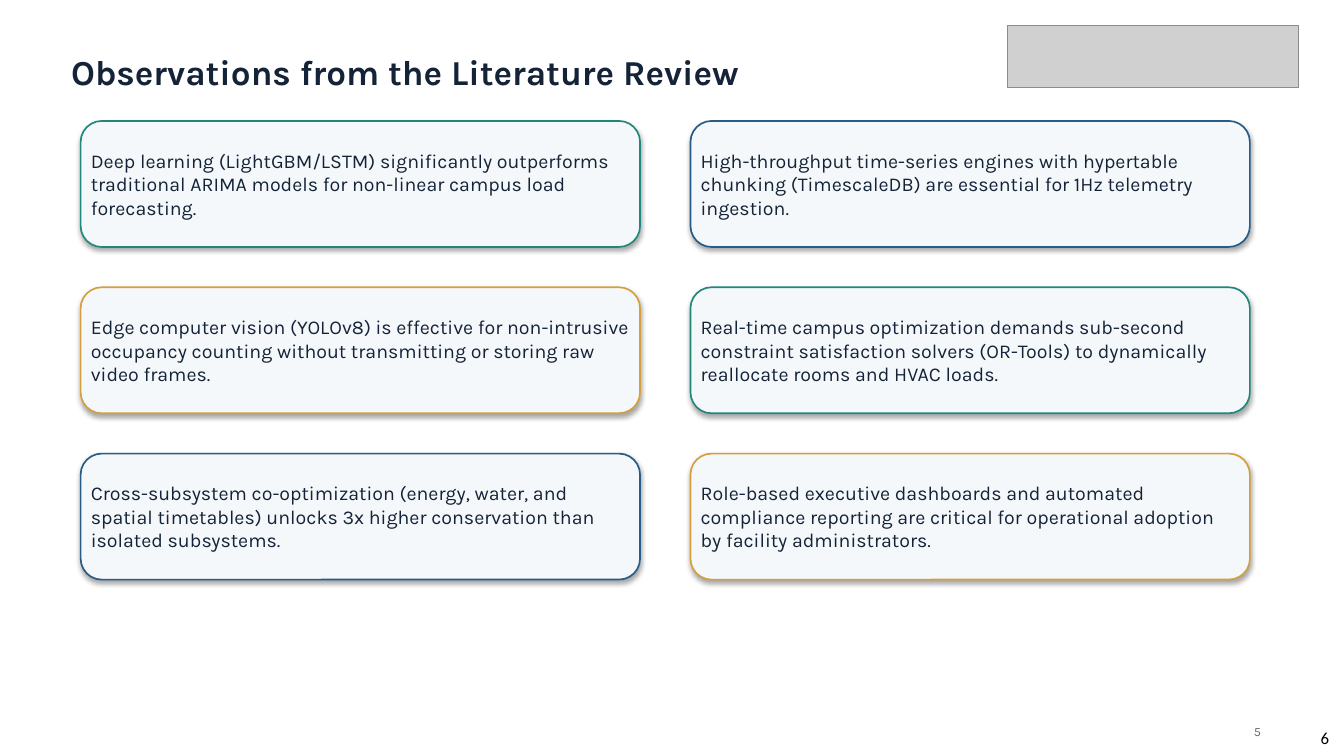
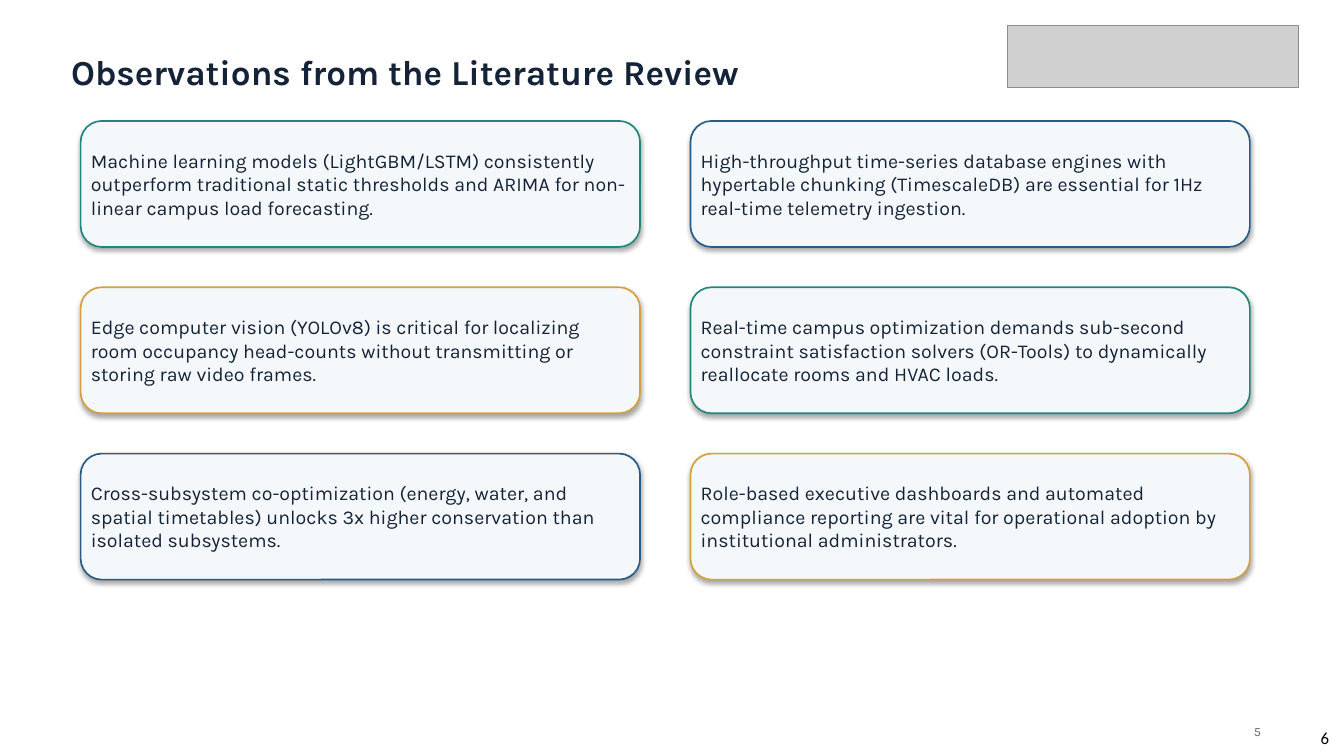
Before and after one commit to likhith-swe/Alliance-University-Design-Project-1, a slide deck: slide 6 of AI Powered Smart Campus Resource Management System Presentation Deck.pptx. Drawn at 1344x756 pixels with LibreOffice and Linux fonts; fonts in the diff are those of the drawing; grey boxes stand for pictures. Boxes give left, top, right and bottom in pixels: in the first picture for what was removed or moved away, otherwise in the second. Text is boxed around its words. In the diff, an @@ line names an element or a change of style, - is before the commit and + after.

Commit message:
Replace template literature entries with 100% verified Smart Campus research papers

```diff
--- a/AI Powered Smart Campus Resource Management System Presentation Deck.pptx
+++ b/AI Powered Smart Campus Resource Management System Presentation Deck.pptx
@@ text in rounded rectangle at (91,153,625,220): text changed @@
-Deep learning (LightGBM/LSTM) significantly outperforms traditional ARIMA models for non-linear campus load forecasting.
+Machine learning models (LightGBM/LSTM) consistently outperform traditional static thresholds and ARIMA for non-linear campus load forecasting.
@@ text in rounded rectangle at (701,154,1203,220): text changed @@
-High-throughput time-series engines with hypertable chunking (TimescaleDB) are essential for 1Hz telemetry ingestion.
+High-throughput time-series database engines with hypertable chunking (TimescaleDB) are essential for 1Hz real-time telemetry ingestion.
@@ text in rounded rectangle at (91,320,580,386): text changed @@
-Edge computer vision (YOLOv8) is effective for non-intrusive occupancy counting without transmitting or storing raw video frames.
+Edge computer vision (YOLOv8) is critical for localizing room occupancy head-counts without transmitting or storing raw video frames.
@@ text in rounded rectangle at (701,486,1216,548): text changed @@
-Role-based executive dashboards and automated compliance reporting are critical for operational adoption by facility administrators.
+Role-based executive dashboards and automated compliance reporting are vital for operational adoption by institutional administrators.
```
Also in this commit, not shown: 4 other slides changed, 3 other files.
